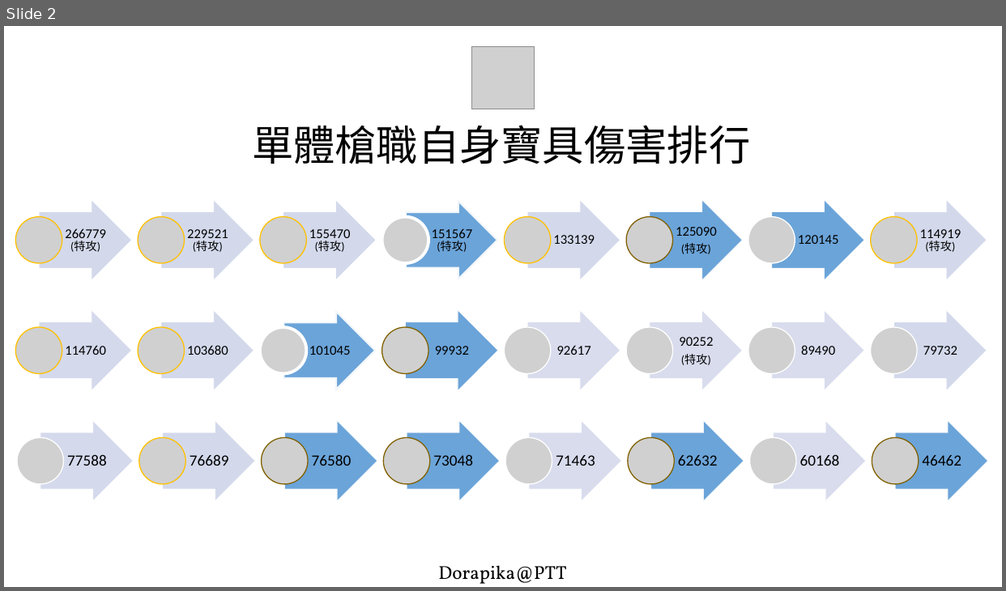
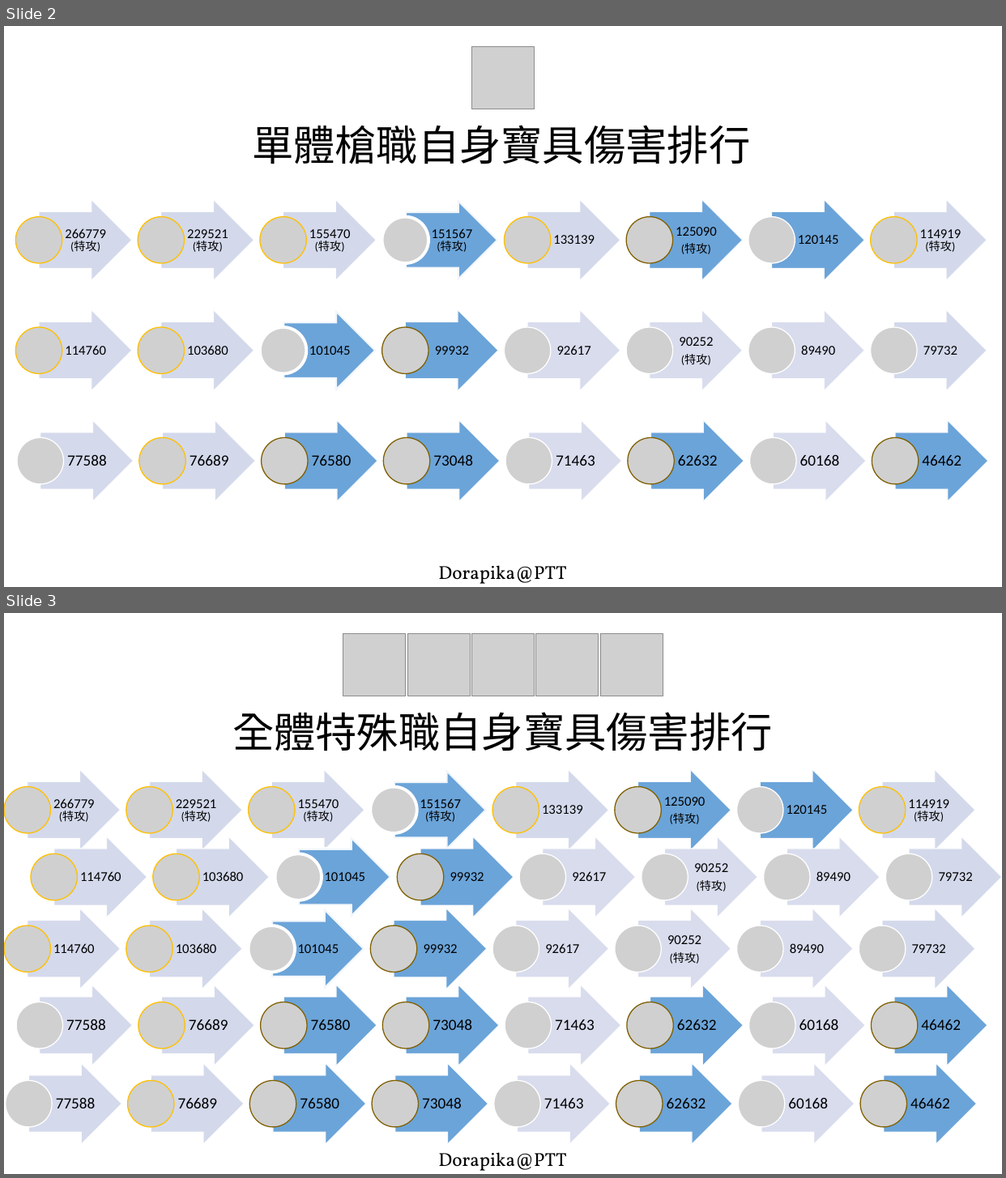
Before and after one commit to dorapika/imgur, a slide deck: NP_damage/berserker.pptx. Shown one above the other, each under a label of ours: slide 2 before the commit, slides 2 and 3 after it. The pictures are 1006x591 and 1006x1178 pixels, drawn with LibreOffice and Linux fonts; fonts in the diff are those of the drawing; grey boxes stand for pictures; background and template pictures are left out. Boxes give left, top, right and bottom in pixels: in the first picture for what was removed or moved away, otherwise in the second. Text is boxed around its words. In the diff, an @@ line names an element or a change of style, - is before the commit and + after.

```diff
--- a/NP_damage/berserker.pptx
+++ b/NP_damage/berserker.pptx
@@ slide 3 added at (4,613,1002,1174), background #FFFFFF @@
@@ picture added at (343,633,405,696) @@
@@ picture added at (407,633,470,696) @@
@@ picture added at (472,633,534,696) @@
@@ picture added at (536,633,599,696) @@
@@ picture added at (601,633,663,696) @@
@@ text added at (232,712,773,752), 40 pt, text #000000 @@
+全體特殊職自身寶具傷害排行
@@ group added at (4,769,975,851): 8 right arrows, 8 texts, 8 pictures @@
+266779
+(特攻)
+229521
+(特攻)
+155470
+(特攻)
+151567
+(特攻)
+133139
+125090
+(特攻)
+120145
+114919
+(特攻)
@@ group added at (31,837,1002,918): 8 right arrows, 8 texts, 8 pictures @@
+114760
+103680
+101045
+99932
+92617
+90252
+(特攻)
+89490
+79732
@@ group added at (4,909,975,990): 8 right arrows, 8 texts, 8 pictures @@
+114760
+103680
+101045
+99932
+92617
+90252
+(特攻)
+89490
+79732
@@ group added at (16,985,987,1067): 8 right arrows, 8 texts, 8 pictures @@
+77588
+76689
+76580
+73048
+71463
+62632
+60168
+46462
@@ group added at (6,1063,977,1145): 8 right arrows, 8 texts, 8 pictures @@
+77588
+76689
+76580
+73048
+71463
+62632
+60168
+46462
@@ text added at (438,1152,566,1171), 18 pt, text #000000 @@
+Dorapika@PTT
```
Also in this commit, not shown: 1 other file.
